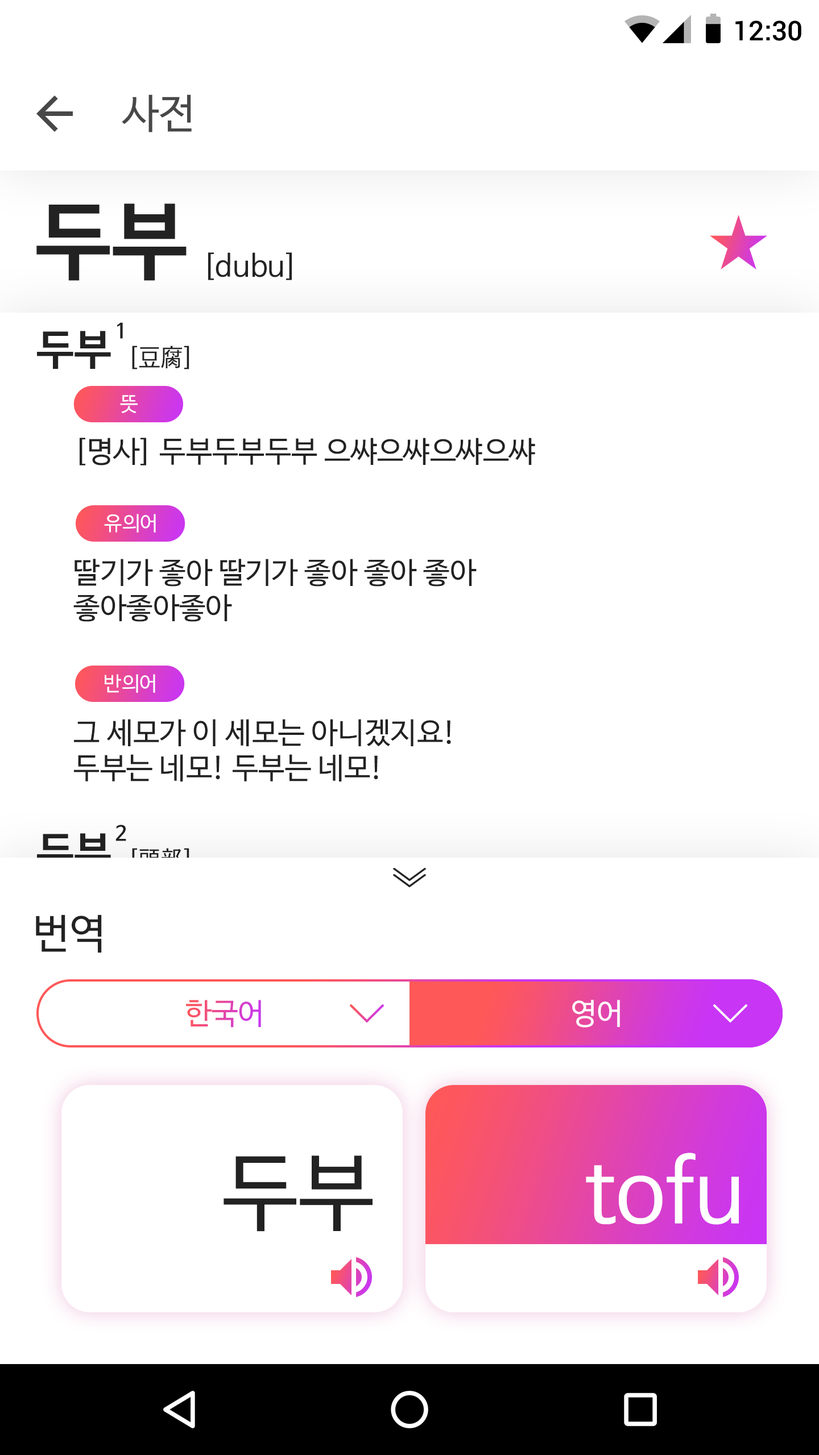
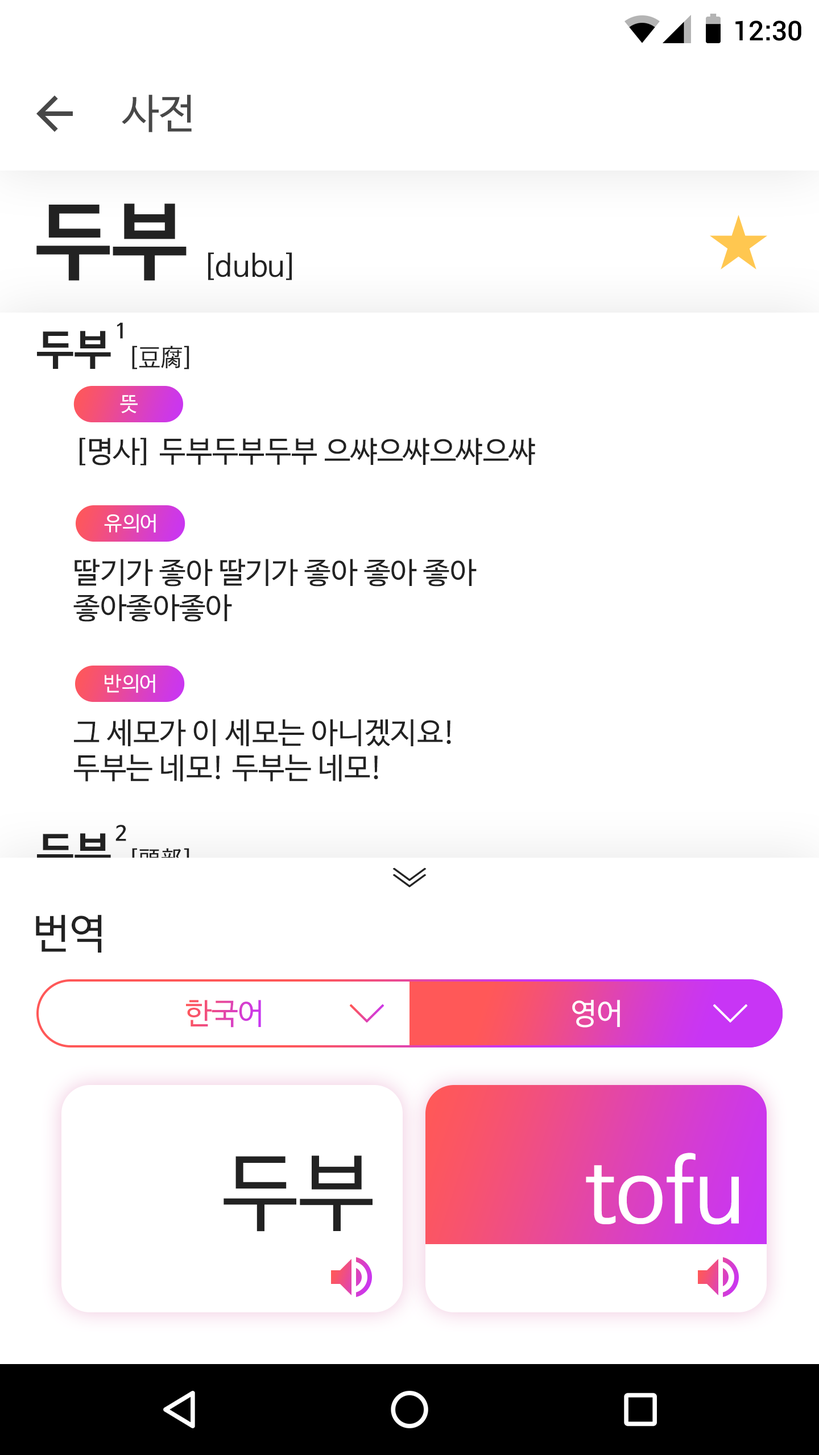
Layered file, before and after one edit (w=819, h=1455). Changes by layer:
pixels changed over [709,214,767,270] (layer not identified)
